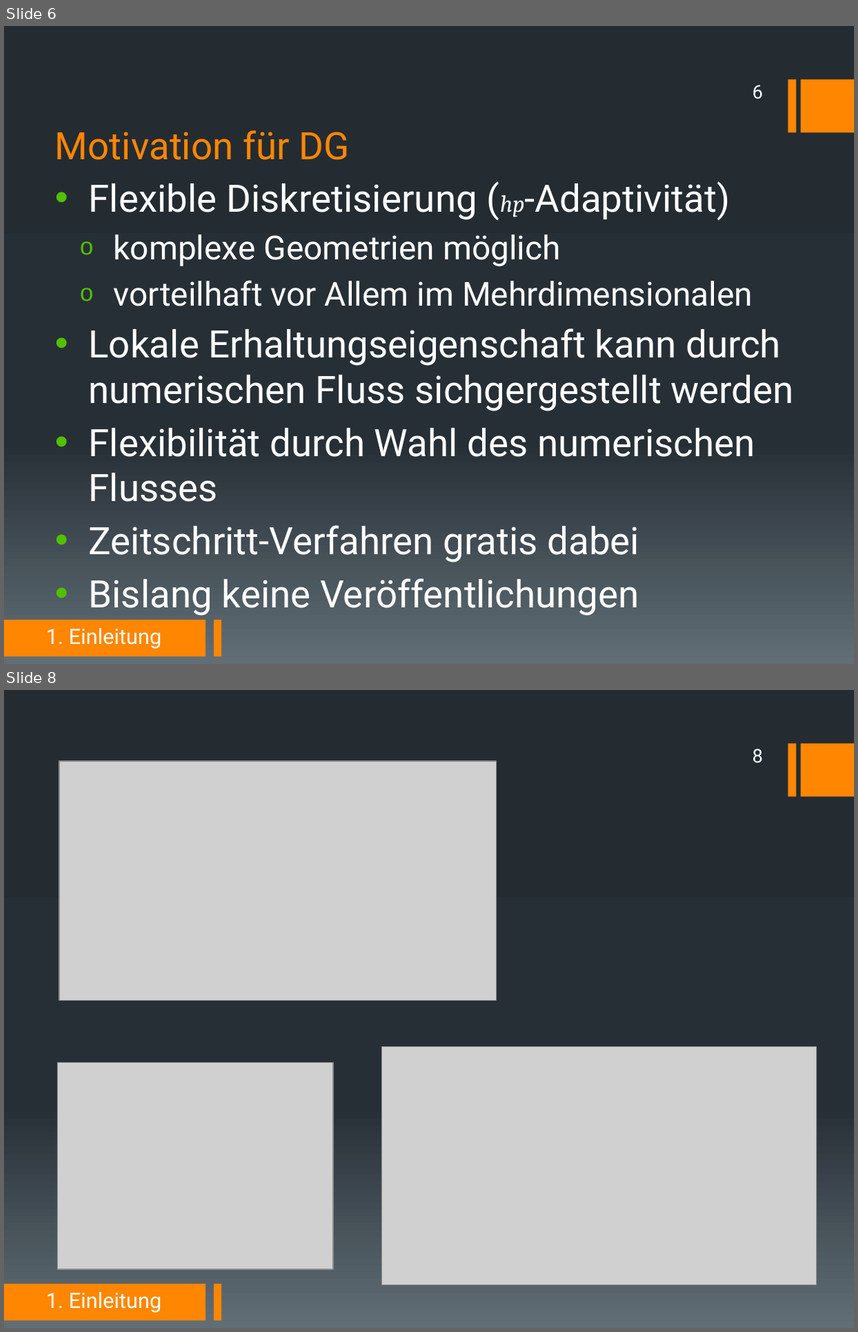
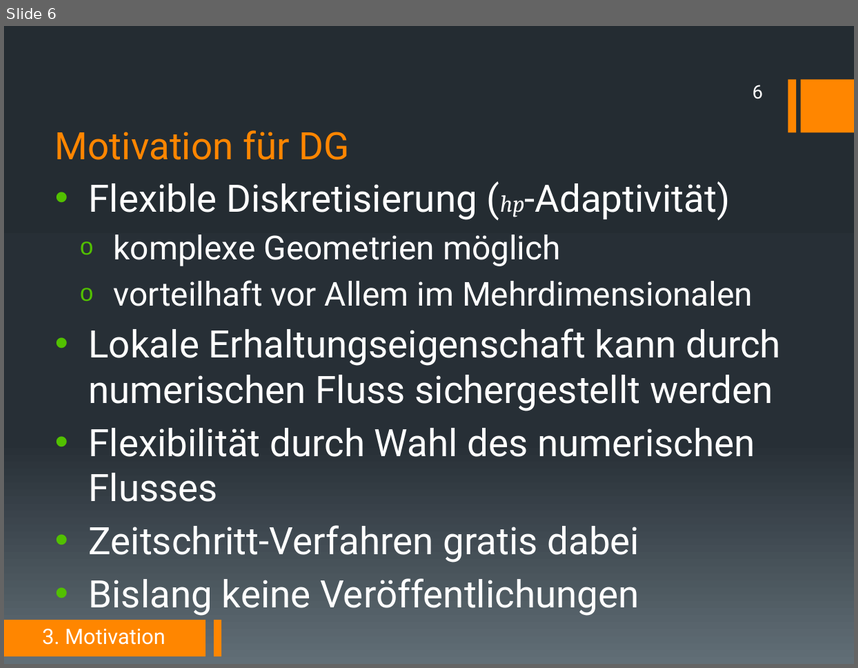
Before and after one commit to DerKleineGauss/Masterarbeit, a slide deck: Abschlussvortrag/Präsentation.pptx. Shown one above the other, each under a label of ours: slides 6 and 8 before the commit, slide 6 after it; the slides between them are not shown. The pictures are 858x1332 and 858x668 pixels, drawn with LibreOffice and Linux fonts; fonts in the diff are those of the drawing; grey boxes stand for pictures. Boxes give left, top, right and bottom in pixels: in the first picture for what was removed or moved away, otherwise in the second. Text is boxed around its words. In the diff, an @@ line names an element or a change of style, - is before the commit and + after.

```diff
--- a/Abschlussvortrag/Präsentation.pptx
+++ b/Abschlussvortrag/Präsentation.pptx
@@ slide 8 removed at [4,690,854,1328], background gradient #242C33 to #273037 to #636D76; not listed: 4 template elements that a slide beside it also shows @@
@@ page number removed at [753,749,763,763] @@
-8
@@ picture removed at [59,761,496,1000] @@
@@ picture removed at [381,1046,817,1284] @@
@@ picture removed at [58,1063,333,1269] @@
@@ text removed at [46,1292,162,1312] @@
-1. Einleitung
@@ slide 6 changed as well @@
@@ text at [88,328,781,411]: text changed @@
-• Lokale Erhaltungseigenschaft kann durch numerischen Fluss sichgergestellt werden
+• Lokale Erhaltungseigenschaft kann durch numerischen Fluss sichergestellt werden
@@ text at [42,628,165,644]: text changed @@
-1. Einleitung
+3. Motivation
```
Also in this commit, not shown: 6 other slides changed, 14 slides added, 6 other slides removed.
